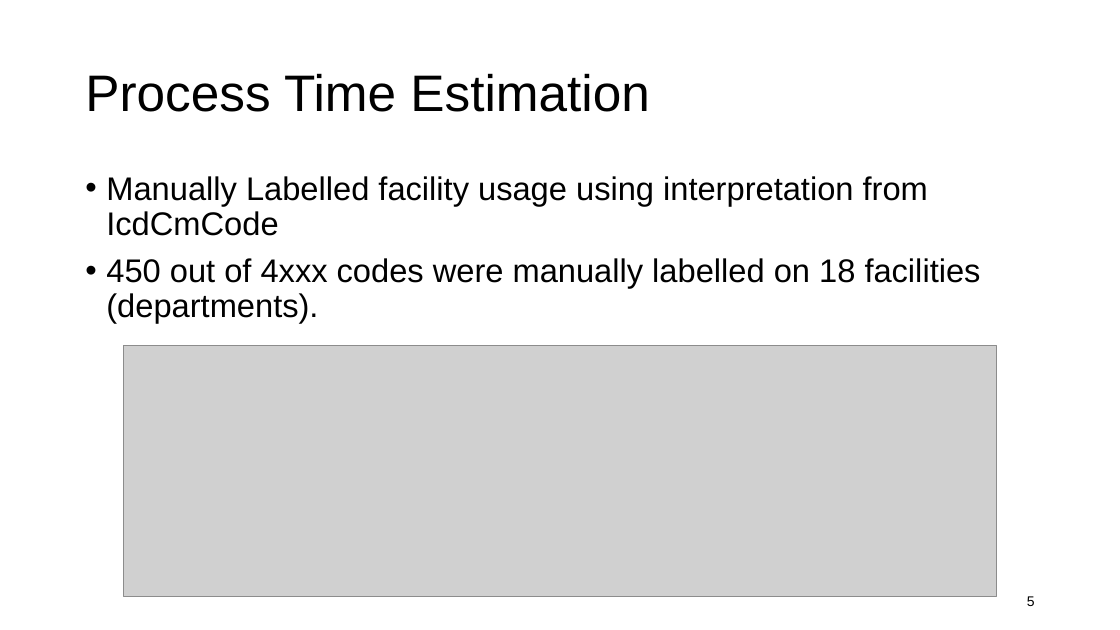
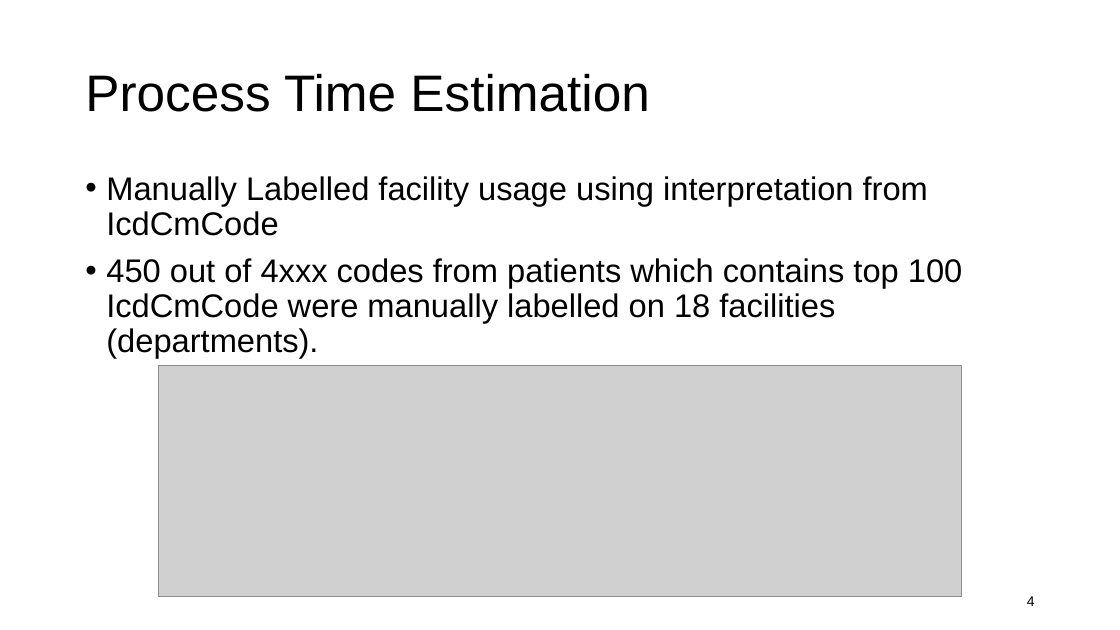
Before and after one commit to kawin7538/ds_hospital_project, a slide deck: slide 4 of memo_presentation/memo.pptx (slide 5 before the commit). Drawn at 1120x630 pixels with LibreOffice and Linux fonts; fonts in the diff are those of the drawing; grey boxes stand for pictures. Boxes give left, top, right and bottom in pixels: in the first picture for what was removed or moved away, otherwise in the second. Text is boxed around its words. In the diff, an @@ line names an element or a change of style, - is before the commit and + after.

```diff
--- a/memo_presentation/memo.pptx
+++ b/memo_presentation/memo.pptx
@@ text at box(106, 258, 962, 358): text changed @@
-• 450 out of 4xxx codes were manually labelled on 18 facilities (departments).
+• 450 out of 4xxx codes from patients which contains top 100 IcdCmCode were manually labelled on 18 facilities (departments).
@@ picture: place and size @@
-picture at box(124, 345, 997, 597)
+picture at box(158, 365, 962, 597)
@@ page number at box(1027, 596, 1035, 606): text changed @@
-5
+4
```
Also in this commit, not shown: 6 other slides changed, 11 slides added, 1 slide removed, 6 other files.
